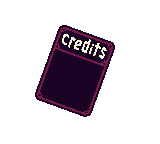
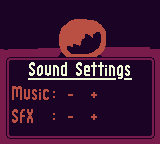
Layer changes from the first 160x144 image to the second:
hid "blank.png copy #6", moved it into group "Layer Group" over [35, 25, 115, 117]
renamed "blank.png copy" to "Layer #4", showed it, moved it above "Layer #3", painted on it over [7, 50, 97, 142]
painted on "Layer #3" over [28, 62, 137, 83]
showed "Layer #2", painted on it over [67, 32, 101, 54]
showed "Layer #1", painted on it over [5, 19, 155, 140]
showed "Background", painted on it over [0, 0, 160, 144]
